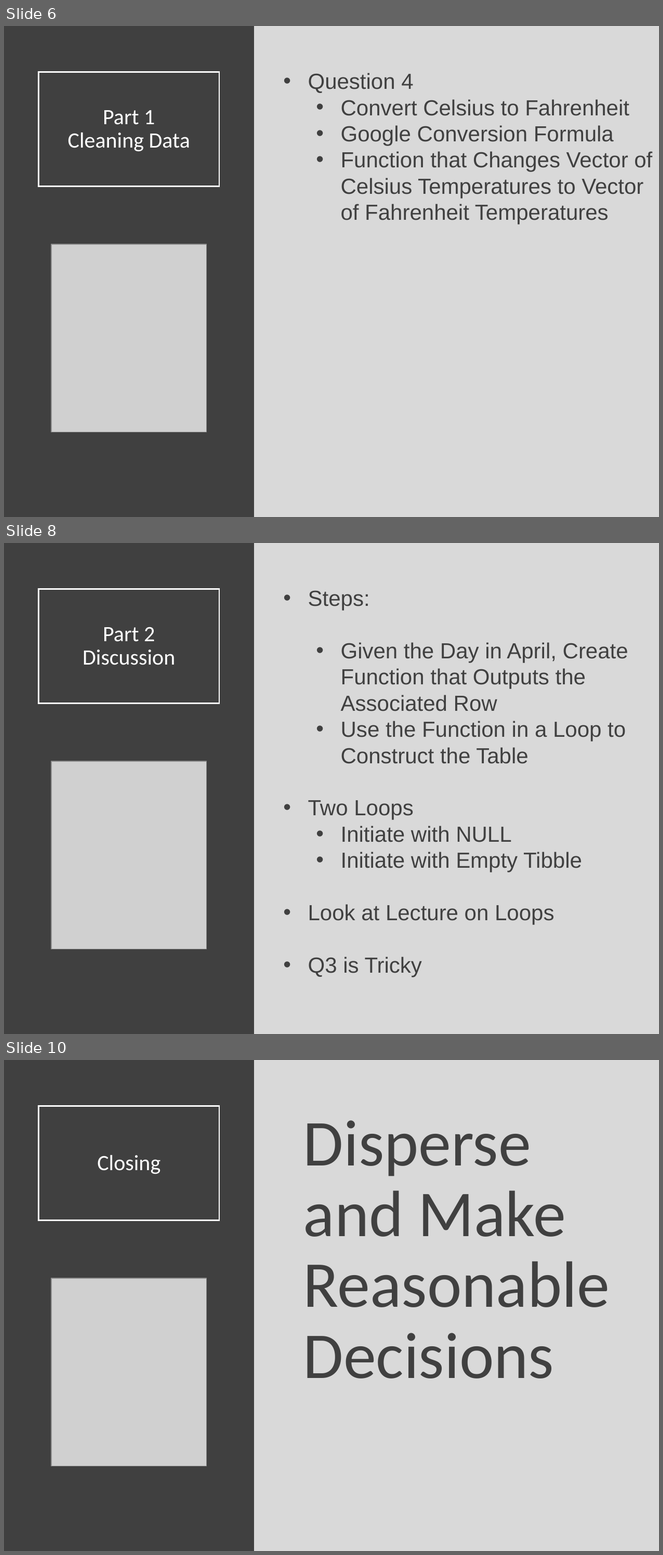
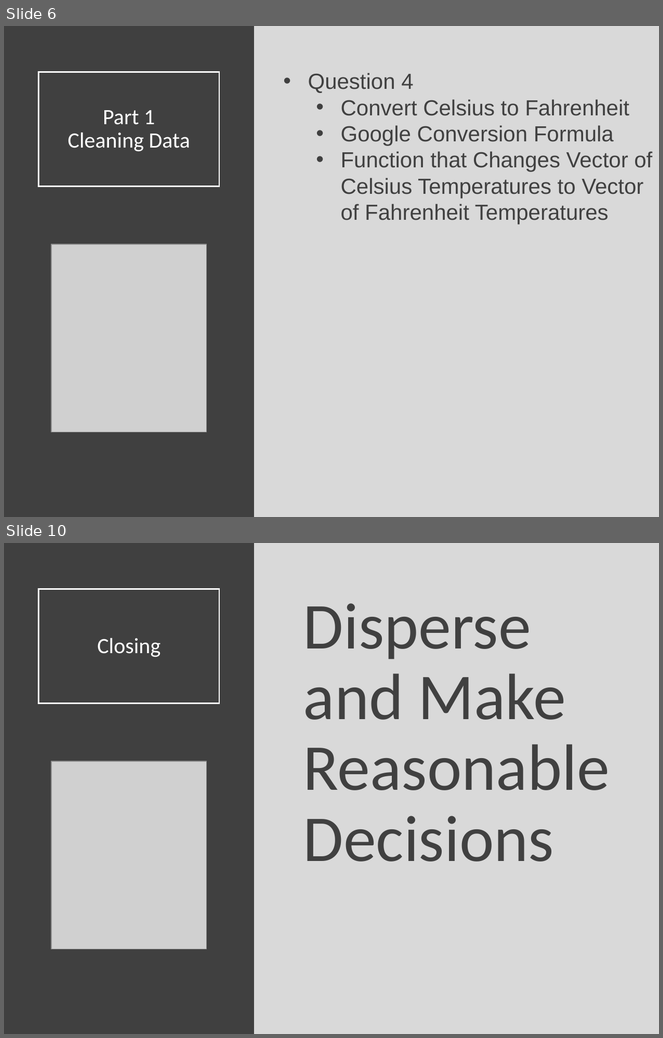
Before and after one commit to SuperMarioGiacomazzo/STOR320_WEBSITE, a slide deck: Lecture/Programming 4/Programming_4_Lecture.pptx. Shown one above the other, each under a label of ours: slides 6, 8 and 10 before the commit, slides 6 and 10 after it; the slides between them are not shown. The pictures are 663x1555 and 663x1038 pixels, drawn with LibreOffice and Linux fonts; fonts in the diff are those of the drawing; grey boxes stand for pictures. Boxes give left, top, right and bottom in pixels: in the first picture for what was removed or moved away, otherwise in the second. Text is boxed around its words. In the diff, an @@ line names an element or a change of style, - is before the commit and + after.

```diff
--- a/Lecture/Programming 4/Programming_4_Lecture.pptx
+++ b/Lecture/Programming 4/Programming_4_Lecture.pptx
@@ slide 8 removed at box(4, 543, 659, 1034), background #D9D9D9 @@
@@ rectangle removed at box(4, 543, 254, 1034) @@
@@ title removed at box(39, 589, 220, 704) @@
-Part 2
-Discussion
@@ text removed at box(308, 590, 629, 977) @@
-• Steps:
-  • Given the Day in April, Create Function that Outputs the Associated Row
-  • Use the Function in a Loop to Construct the Table
-• Two Loops
-  • Initiate with NULL
-  • Initiate with Empty Tibble
-• Look at Lecture on Loops
-• Q3 is Tricky
@@ picture removed at box(51, 761, 206, 949) @@
```
Also in this commit, not shown: 1 slide changed, 2 slides added, 1 other slide removed, 1 other file.
